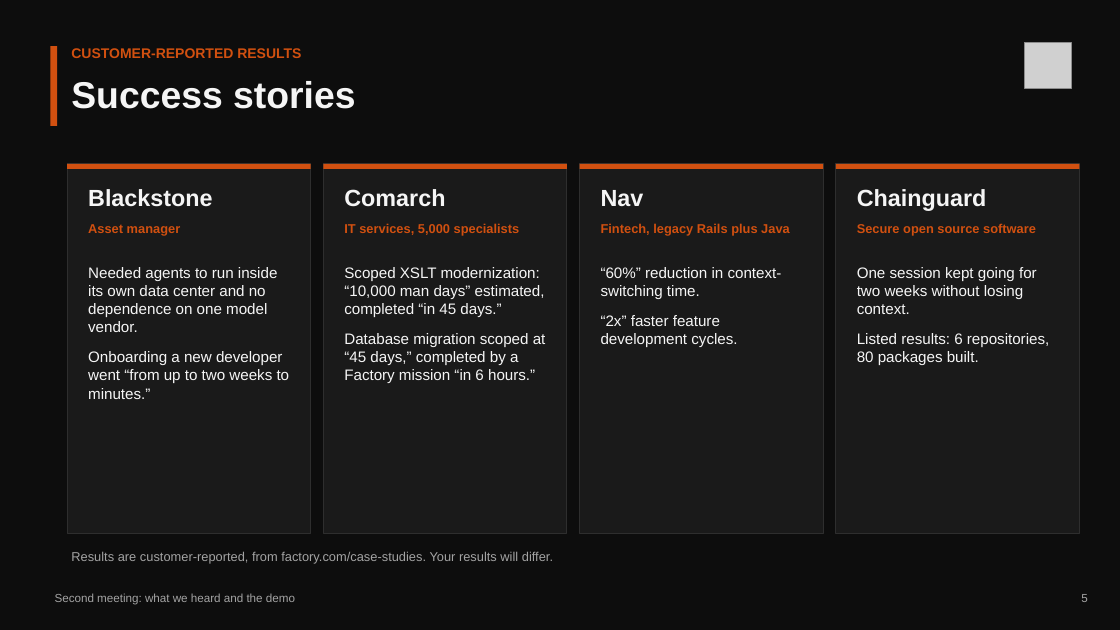
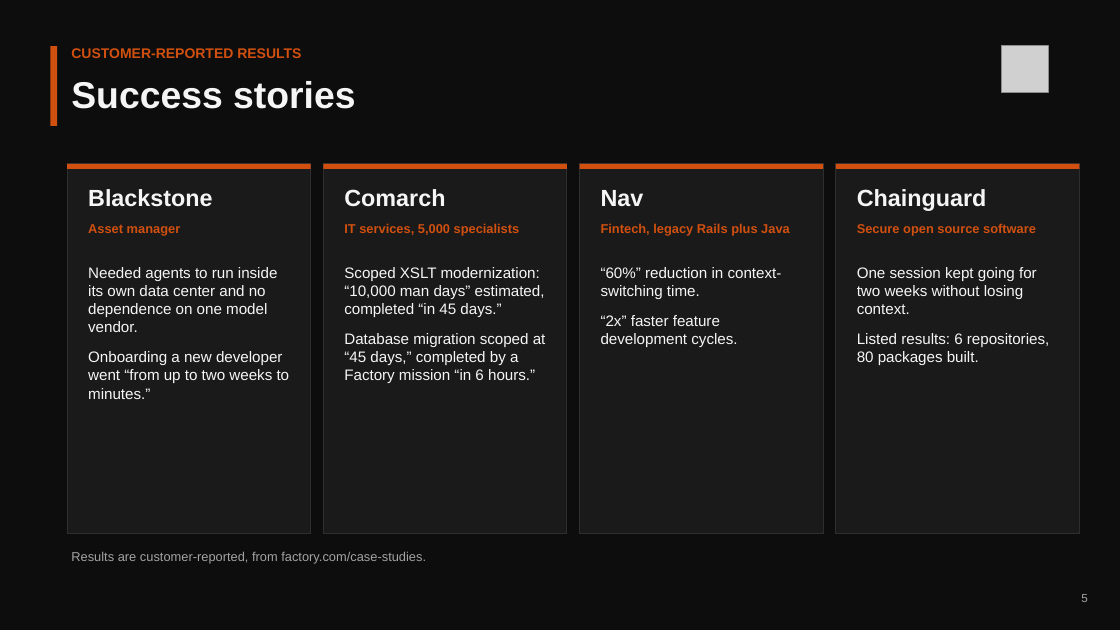
Before and after one commit to amrosman-personal-2023/FactoryApp, a slide deck: slide 6 of Documents/Factory-Second-Meeting.pptx (slide 5 before the commit). Drawn at 1120x630 pixels with LibreOffice and Linux fonts; fonts in the diff are those of the drawing; grey boxes stand for pictures. Boxes give left, top, right and bottom in pixels: in the first picture for what was removed or moved away, otherwise in the second. Text is boxed around its words. In the diff, an @@ line names an element or a change of style, - is before the commit and + after.

```diff
--- a/Documents/Factory-Second-Meeting.pptx
+++ b/Documents/Factory-Second-Meeting.pptx
@@ picture moved from (x1=1025, y1=42, x2=1071, y2=88) to (x1=1002, y1=46, x2=1049, y2=92) @@
@@ text at (x1=71, y1=551, x2=426, y2=564): text changed @@
-Results are customer-reported, from factory.com/case-studies. Your results will differ.
+Results are customer-reported, from factory.com/case-studies.
@@ text removed at (x1=55, y1=593, x2=295, y2=605) @@
-Second meeting: what we heard and the demo
```
Also in this commit, not shown: 6 other slides changed, 1 slide added, 1 slide removed, 1 other file.
